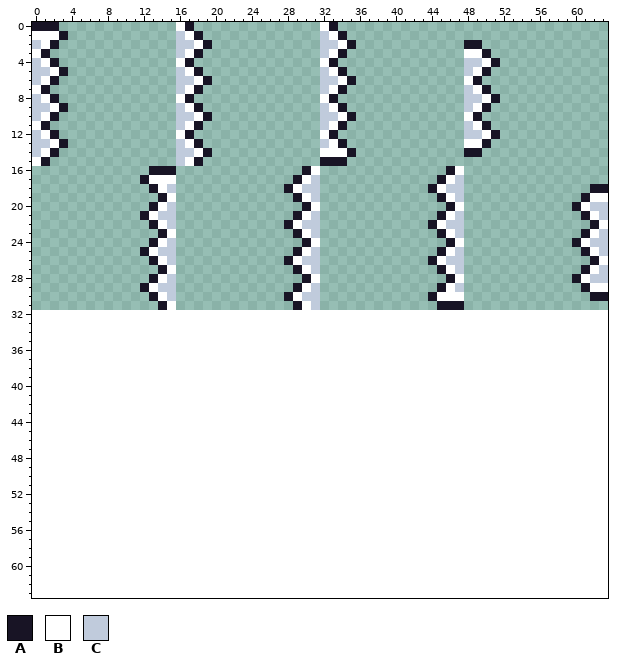
Two states of a pixel-art file, Assets/Environment/Spikes/spikes.aseprite. The picture above was drawn from the file before the commit.
64x32 pixels, 1 frame. The old version is drawn lined up with the new one, on the new canvas.
Palette (. is transparent): A #181425  B #ffffff  C #c0cbdc
Pixels before (only the part around the change), first column x 0:
32 ................................................................
33 ................................................................
34 ................................................................
35 ................................................................
36 ................................................................
37 ................................................................
38 ................................................................
39 ................................................................
40 ................................................................
41 ................................................................
42 ................................................................
43 ................................................................
44 ................................................................
45 ................................................................
46 ................................................................
47 ................................................................
48 ................................................................
49 ................................................................
50 ................................................................
51 ................................................................
52 ................................................................
53 ................................................................
54 ................................................................
55 ................................................................
56 ................................................................
57 ................................................................
New version:
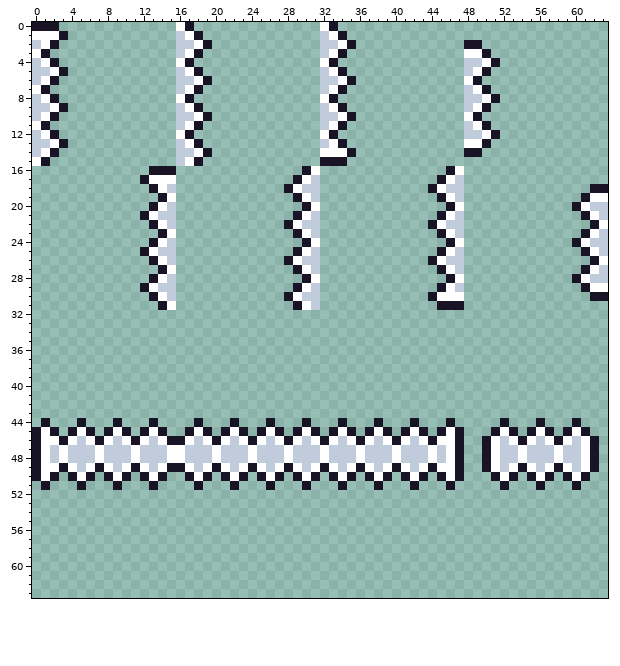
Diff:
canvas 64x32 -> 64x64
Changed rows in their new state; - is an unchanged pixel.
first column x 0:
44 -A---A---A---A----A---A---A---A---A---A---A---A-----A---A---A--
45 ABA-ABA-ABA-ABA--ABA-ABA-ABA-ABA-ABA-ABA-ABA-ABA---ABA-ABA-ABA-
46 ABBABCBABCBABCBAABCBABCBABCBABCBABCBABCBABCBABBA--ABCBABCBABCBA
47 ABCBCCCBCCCBCCCBBCCCBCCCBCCCBCCCBCCCBCCCBCCCBCBA--ABCCBCCCBCCBA
48 ABCBCCCBCCCBCCCBBCCCBCCCBCCCBCCCBCCCBCCCBCCCBCBA--ABCCBCCCBCCBA
49 ABBABCBABCBABCBAABCBABCBABCBABCBABCBABCBABCBABBA--ABCBABCBABCBA
50 ABA-ABA-ABA-ABA--ABA-ABA-ABA-ABA-ABA-ABA-ABA-ABA---ABA-ABA-ABA-
51 -A---A---A---A----A---A---A---A---A---A---A---A-----A---A---A--
Boxes around the changes in both pictures, in picture pixels (x1, y1, x2, y2):
added: (32, 418, 599, 490)
